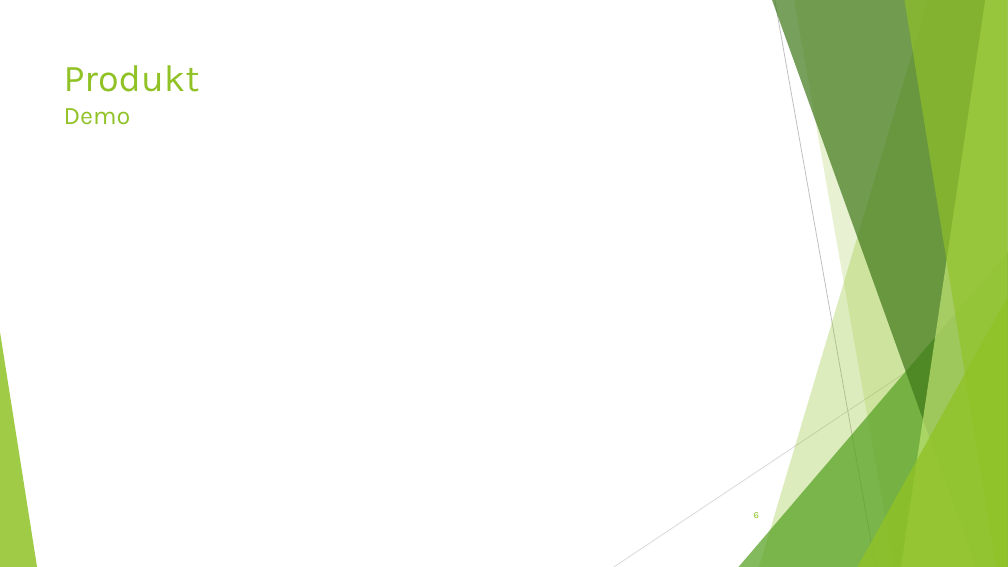
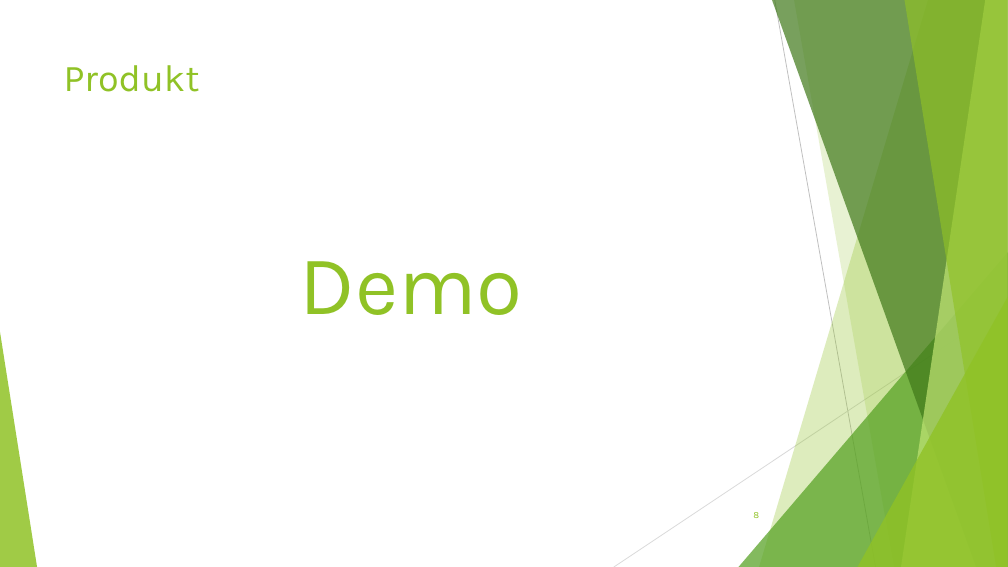
Before and after one commit to BirbsOfPrey/RecipeManager-Project, a slide deck: slide 8 of Präsentation/RecipeManager_Präsentation.pptx (slide 6 before the commit). Drawn at 1008x567 pixels with LibreOffice and Linux fonts; fonts in the diff are those of the drawing. Boxes give left, top, right and bottom in pixels: in the first picture for what was removed or moved away, otherwise in the second. Text is boxed around its words. In the diff, an @@ line names an element or a change of style, - is before the commit and + after.

```diff
--- a/Präsentation/RecipeManager_Präsentation.pptx
+++ b/Präsentation/RecipeManager_Präsentation.pptx
@@ title at <box>64,65,200,92</box>: text changed @@
-Produkt
-Demo
+Produkt
@@ text added at <box>300,261,523,315</box>, 80 pt, text #90C226 @@
+Demo
```
Also in this commit, not shown: 9 other slides changed, 8 slides added, 2 slides removed, 2 other files.
